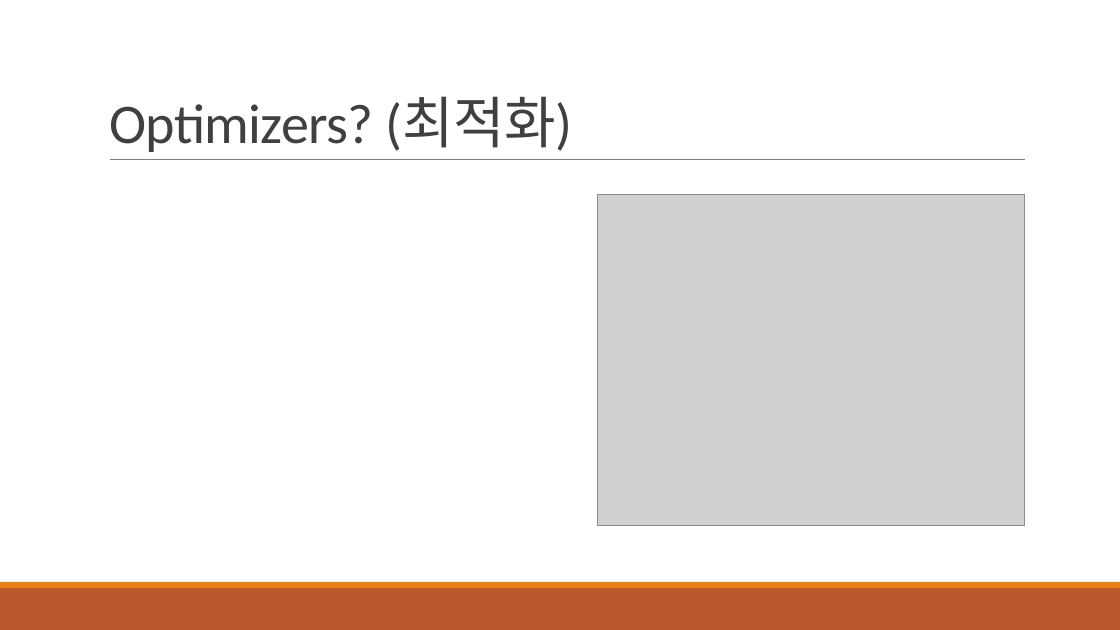
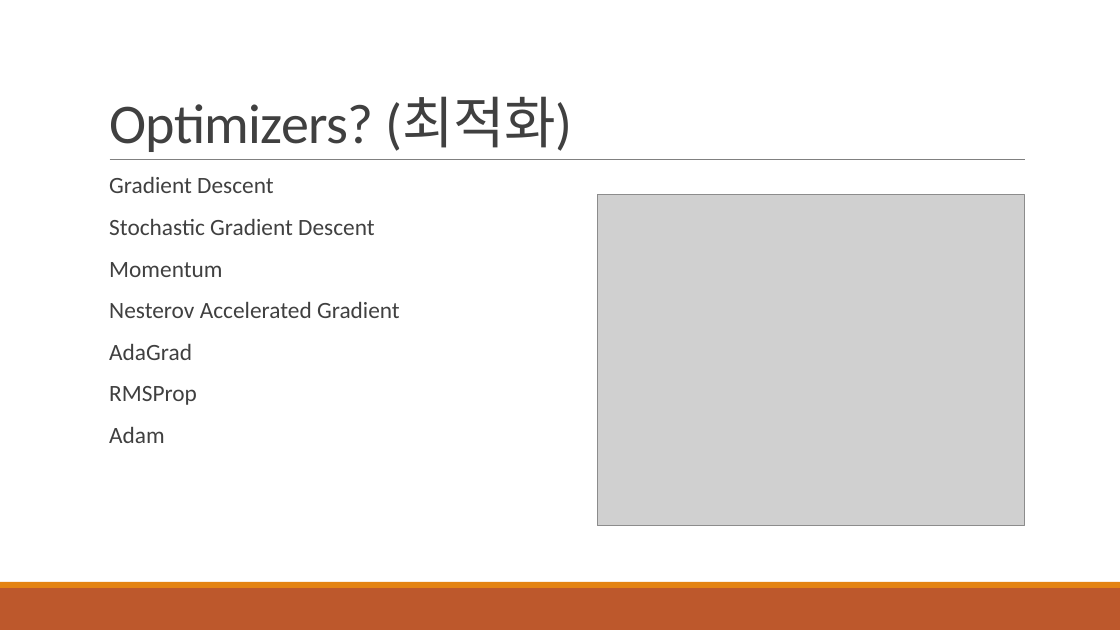
Before and after one commit to HYU-AILAB/ai-seminar, a slide deck: slide 29 of 01. MLP & FFNN/MLP_FFNN_김병조.pptx (slide 28 before the commit). Drawn at 1120x630 pixels with LibreOffice and Linux fonts; fonts in the diff are those of the drawing; grey boxes stand for pictures. Boxes give left, top, right and bottom in pixels: in the first picture for what was removed or moved away, otherwise in the second. Text is boxed around its words. In the diff, an @@ line names an element or a change of style, - is before the commit and + after.

```diff
--- a/01. MLP & FFNN/MLP_FFNN_김병조.pptx
+++ b/01. MLP & FFNN/MLP_FFNN_김병조.pptx
@@ text added at (109,177,400,443), 20 pt, text #404040 @@
+  Gradient Descent
+  Stochastic Gradient Descent
+  Momentum
+  Nesterov Accelerated Gradient
+  AdaGrad
+  RMSProp
+  Adam
```
Also in this commit, not shown: 5 other slides changed, 7 slides added, 2 slides removed.
